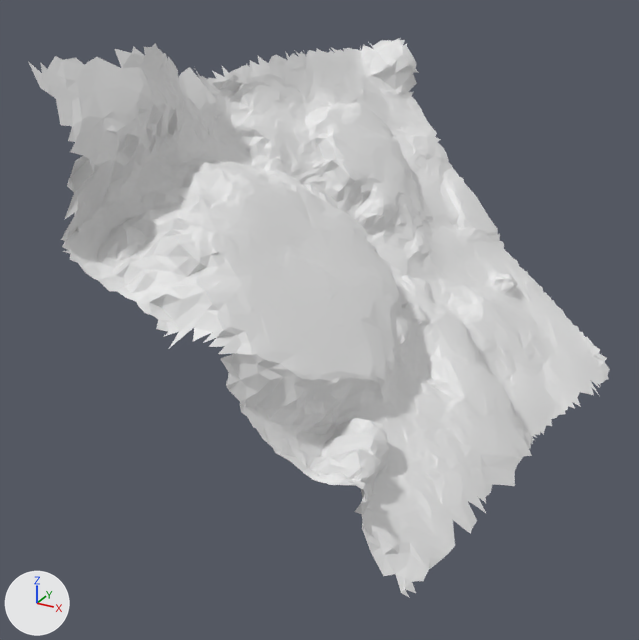
The glTF model moon small_tiles/tile_357.glb: old version first, new version second.
Before and after are seen from a 50 mm lens placed at (-16.24, -5.0, -17.08), pointed at (-20.15, 2.11, -20.64). Arrows for +X, +Y and +Z are at lower left; the lights stay in place. The first picture is the older version. Vertices at exactly the same position are counted once.

Script lines for the objects in view, before the commit:
```python
me_t357 = bpy.data.meshes.new('t357')
me_t357.from_pydata(...)  # 5390 vertices, 10440 faces; spans x -21.88..-17.69, y -0.08..5.43, z -21.84..-17.97
ob_t357 = bpy.data.objects.new('t357', me_t357)
ob_t357.location = (0.0, 0.0, 0.0)
```
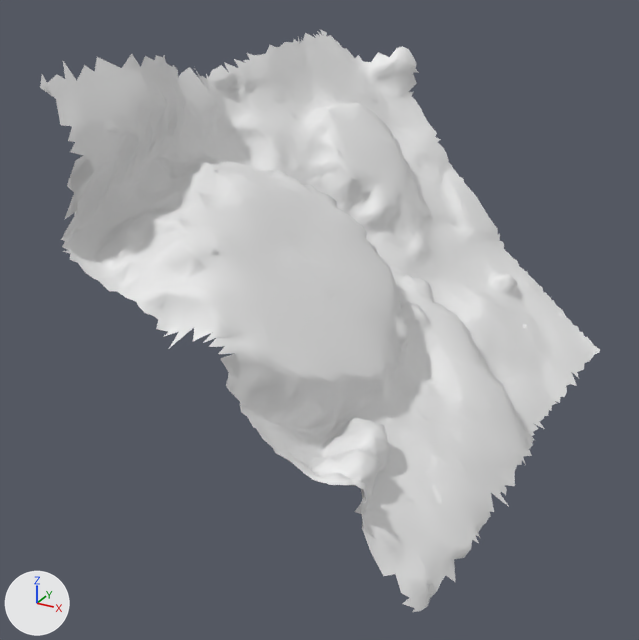
Boxes [x1, y1, x2, y2] around the edits, measured in the pictures (639 x 640 px; the box of a moved part takes in the faces that stretch with it):
't357', reshaped: before [29, 38, 610, 598]; after [40, 30, 600, 612]
part 1 of me_t357, deleted: before [29, 43, 177, 86]
part 2 of me_t357, moved or reshaped: before [347, 38, 610, 437]; after [206, 30, 533, 612]

Patch to the scene script:
```diff
--- a/moon small_tiles/tile_357.glb.py
+++ b/moon small_tiles/tile_357.glb.py
@@ me_t357 @@
 # used by ob_t357; location = (0.0, 0.0, 0.0)
-me_t357.from_pydata(...)  # 5390 vertices, 10440 faces; spans x -21.88..-17.69, y -0.08..5.43, z -21.84..-17.97
+me_t357.from_pydata(...)  # 5386 vertices, 10435 faces; spans x -21.89..-17.84, y -0.08..5.34, z -21.87..-18.01
+# me_t357 part 1
+# 22 vertices are removed from x -21.8..-21.42, y 0.01..2.08, z -18.35..-17.97
+# 42 faces are deleted
+# me_t357 part 2
+# 86 vertices are removed from x -21.37..-17.69, y 2.78..5.43, z -21.84..-18.27
+# 155 faces are deleted
+# 104 vertices are added at x -21.89..-17.9, y -0.03..4.88, z -21.87..-18.15
+# 192 new faces join them
```
